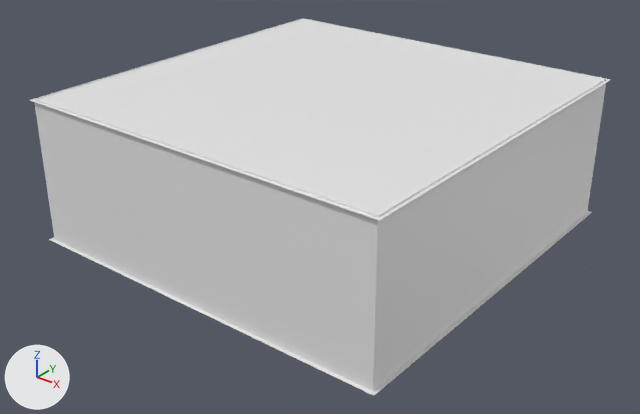
Two versions of the COLLADA model tetris_client/source/arcade.dae, one commit apart.
The view is the same before and after, from a 50 mm camera at (44.2, -55.7, 36.1) aimed at (1.9, -2.9, 3.3). The lights are fixed; the arrows at lower left show +X, +Y and +Z. Where no turn or scale is listed for an object, it has been applied to the vertices.

The older version as bpy lines, for what is in view:
```python
me_plane = bpy.data.meshes.new('Plane')
me_plane.from_pydata([(-16.9, -16.9, 0.0), (-16.9, 16.9, 0.0), (-16.9, 16.9, 12.8), (-16.9, -16.9, 12.8), (16.9, 16.9, 0.0), (16.9, 16.9, 12.8), (16.9, -16.9, 0.0), (16.9, -16.9, 12.8)], [], [(0, 1, 2, 3), (1, 4, 5, 2), (6, 0, 3, 7), (4, 6, 7, 5)])
me_plane_001 = bpy.data.meshes.new('Plane.001')
me_plane_001.from_pydata([(-17.3, -17.3, 0.0), (17.3, -17.3, 0.0), (17.3, 17.3, 0.0), (-17.3, 17.3, 0.0)], [], [(0, 1, 2, 3)])
me_plane_002 = bpy.data.meshes.new('Plane.002')
me_plane_002.from_pydata([(-17.2, -17.2, 0.0), (-17.2, 17.2, 0.0), (17.2, 17.2, 0.0), (17.2, -17.2, 0.0)], [], [(0, 1, 2, 3)])
ob_cieling_col = bpy.data.objects.new('cieling-col', me_plane_002)
ob_cieling_col.location = (0.63, 0.0, 12.65)
ob_floor_col = bpy.data.objects.new('floor-col', me_plane_001)
ob_floor_col.location = (0.63, 0.0, -0.02)
ob_wall_col = bpy.data.objects.new('wall-col', me_plane)
ob_wall_col.location = (0.63, 0.0, -0.02)
```
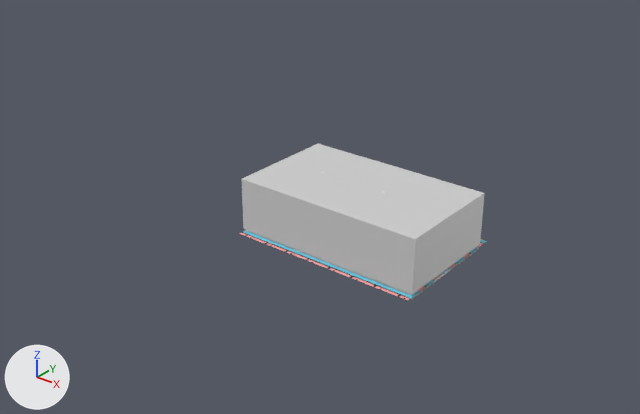
What differs and where, as boxes [x1, y1, x2, y2] in the pictures (640 x 414 px):
```json
{"object": "wall-col", "change": "deleted", "before": [34, 18, 607, 391]}
{"object": "cieling-col", "change": "deleted", "before": [30, 19, 610, 220]}
{"object": "floor-col.002", "change": "added", "after": [241, 144, 485, 299]}
{"object": "floor-col", "change": "recoloured, reshaped, moved", "before": [49, 211, 592, 396], "after": [239, 230, 487, 300]}
```

Scene script edits in JSON lines:
```json
{"op": "add", "block": "img_mimosa_cabinet_png", "code": ["img_mimosa_cabinet_png = load_image('mimosa_cabinet.png', 'mimosa_cabinet.png', 2048, 2048, 'sRGB')"]}
{"op": "add", "block": "mat_carpet", "code": ["mat_carpet = principled_material('carpet')", "mat_carpet.texture = img_mimosa_cabinet_png", "mat_carpet.roughness = 0.44"]}
{"op": "add", "block": "mat_material_001", "code": ["mat_material_001 = principled_material('Material.001')", "mat_material_001.base_color = (0.64, 0.64, 0.64)  # light grey #d1d1d1", "mat_material_001.roughness = 0.44"]}
{"block": "me_plane_001", "where": "me_plane_001.from_pydata(...)  # 4 vertices, 1 face; spans x -17.3..17.3, y -17.3..17.3, z 0.0"}
{"block": "me_plane_001", "where": "# used by ob_floor_col; location = (0.63, 0.0, -0.02)"}
{"block": "me_plane_001", "change": "me_plane_001 part 1"}
{"op": "set", "path": "me_plane_001.vertices[0].co", "old": "(-17.3, -17.3, 0.0)", "new": "(-8.9, -6.2, 0.0)", "note": "pixel (48, 239) -> pixel (238, 233)"}
{"op": "set", "path": "me_plane_001.vertices[1].co", "old": "(17.3, -17.3, 0.0)", "new": "(8.9, -6.2, 0.0)", "note": "pixel (373, 395) -> pixel (407, 300)"}
{"op": "set", "path": "me_plane_001.vertices[2].co", "old": "(17.3, 17.3, 0.0)", "new": "(8.9, 6.2, 0.0)", "note": "pixel (592, 212) -> pixel (487, 241)"}
{"op": "set", "path": "me_plane_001.vertices[3].co", "old": "(-17.3, 17.3, 0.0)", "new": "(-8.9, 6.2, 0.0)"}
{"op": "add", "block": "me_plane_001", "code": "me_plane_001.materials.append(mat_carpet)  # picture img_mimosa_cabinet_png"}
{"op": "add", "block": "me_plane_004", "code": ["me_plane_004 = bpy.data.meshes.new('Plane.004')", "me_plane_004.from_pydata([(-8.9, -5.6, 5.2), (-8.9, 4.9, 5.2), (8.9, 4.9, 5.2), (8.9, -5.6, 5.2), (-8.9, 4.9, 0.4), (8.9, 4.9, 0.4), (8.9, -5.6, 0.4), (-8.9, -5.6, 0.4), (-8.9, 4.9, 0.0), (8.9, 4.9, 0.0), (8.6, 4.8, 0.0), (-8.6, 4.8, 0.0), (-8.6, -5.4, 0.4), (-8.6, 4.8, 0.4), (8.6, -5.4, 0.4), (-8.9, -5.6, 0.0), (-8.6, -5.4, 0.0), (8.6, -5.4, 0.0), (8.6, 4.8, 0.4), (8.9, -5.6, 0.0)], [], [(0, 1, 2, 3), (4, 5, 2, 1), (6, 7, 0, 3), (5, 6, 3, 2), (7, 4, 1, 0), (8, 9, 10, 11), (4, 7, 12, 13), (7, 6, 14, 12), (15, 8, 11, 16), (16, 11, 13, 12), (10, 17, 14, 18), (17, 16, 12, 14), (11, 10, 18, 13), (19, 15, 16, 17), (5, 4, 13, 18), (6, 5, 18, 14), (9, 19, 17, 10)])", "me_plane_004.materials.append(mat_material_001)  # light grey #d1d1d1"]}
{"op": "remove", "block": "ob_cieling_col", "code": ["ob_cieling_col = bpy.data.objects.new('cieling-col', me_plane_002)", "ob_cieling_col.location = (0.63, 0.0, 12.65)"]}
{"op": "set", "path": "ob_floor_col.location", "old": "(0.63, 0.0, -0.02)", "new": "(4.28, 0.0, -0.02)"}
{"op": "remove", "block": "ob_wall_col", "code": ["ob_wall_col = bpy.data.objects.new('wall-col', me_plane)", "ob_wall_col.location = (0.63, 0.0, -0.02)"]}
{"op": "add", "block": "ob_floor_col_002", "code": ["ob_floor_col_002 = bpy.data.objects.new('floor-col.002', me_plane_004)", "ob_floor_col_002.location = (4.28, 0.0, -0.2)"]}
```
